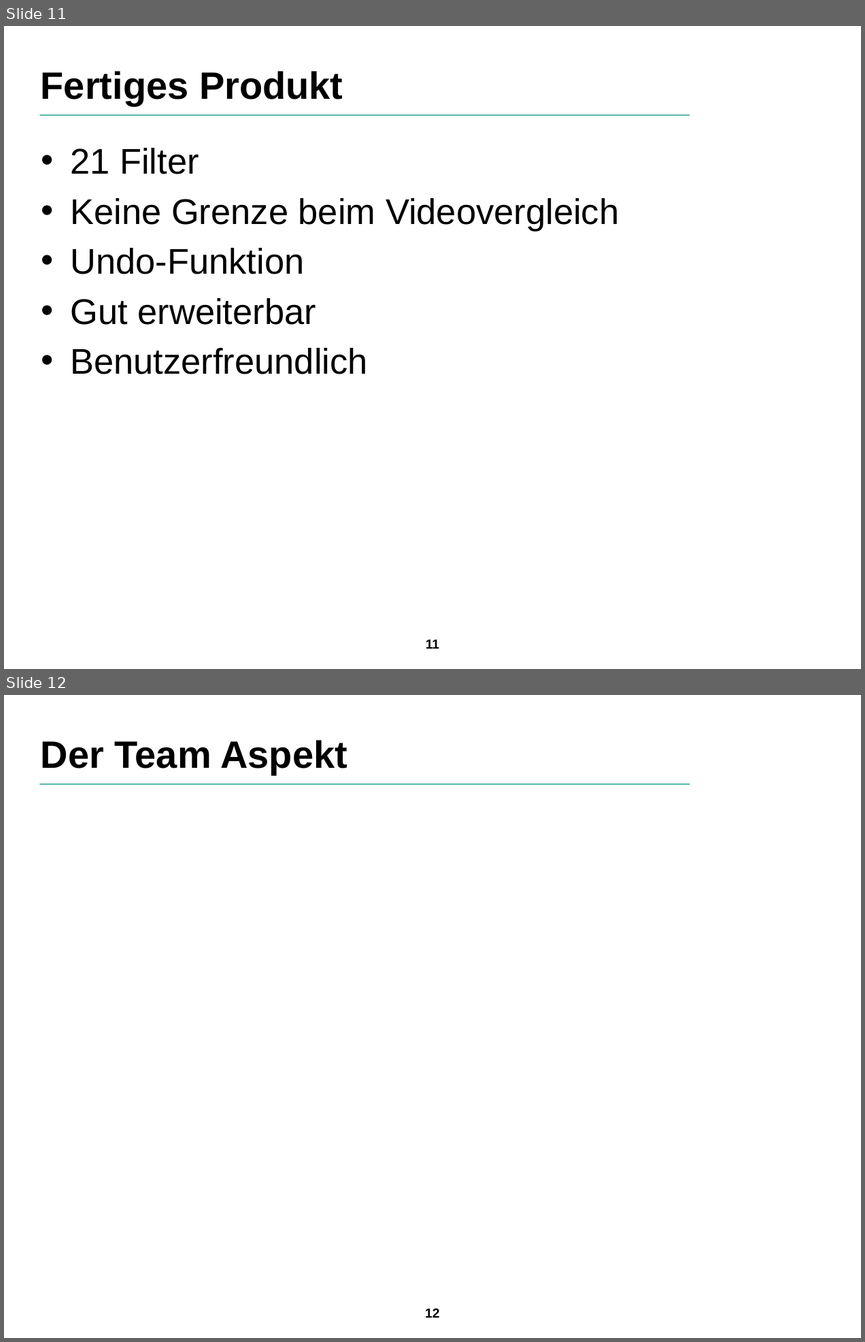
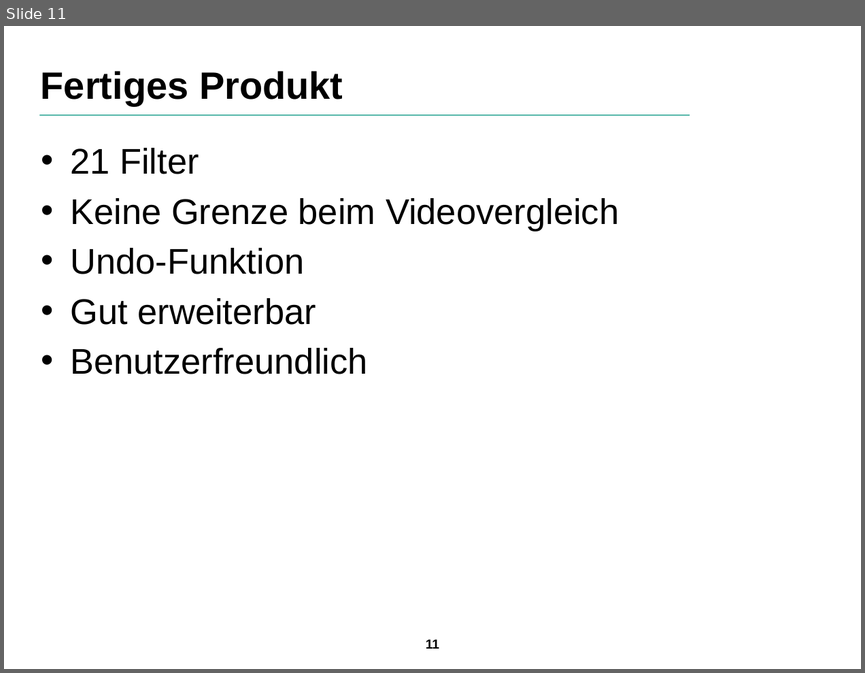
Before and after one commit to SuppenGeist/pse-ws1516-videoencoder-ta, a slide deck: Präsentation/Präsentation.odp. Shown one above the other, each under a label of ours: slides 11 and 12 before the commit, slide 11 after it. The pictures are 865x1342 and 865x673 pixels, drawn with LibreOffice and Linux fonts; fonts in the diff are those of the drawing; background and template pictures are left out. Boxes give left, top, right and bottom in pixels: in the first picture for what was removed or moved away, otherwise in the second. Text is boxed around its words. In the diff, an @@ line names an element or a change of style, - is before the commit and + after.

```diff
--- a/Präsentation/Präsentation.odp
+++ b/Präsentation/Präsentation.odp
@@ slide 12 removed at box(4, 695, 861, 1338), background picture (left out); not listed: 2 template elements that a slide beside it also shows @@
@@ title removed at box(41, 740, 347, 775) @@
-Der Team Aspekt
```
Also in this commit, not shown: 1 slide changed, 1 slide added.
